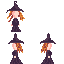
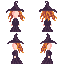
Layers edited between the first and the second 64 × 64 image:
showed "Character Back" over [left=6, top=1, right=57, bottom=64]
